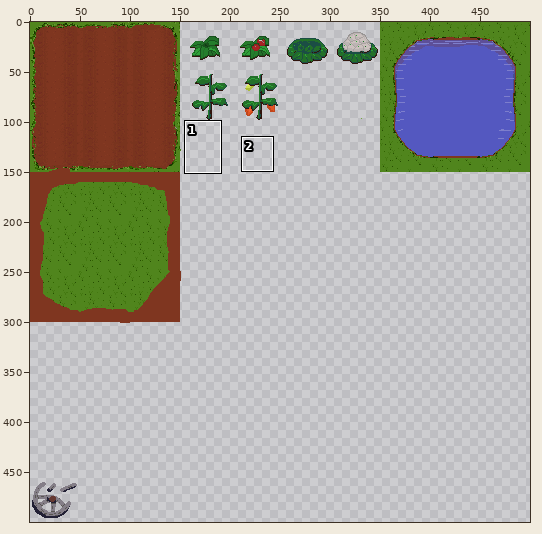
Sprite sheet -- images/ground.png. Above, an overview of the earlier version with the close-up marked.
Close-up. Before the edit:
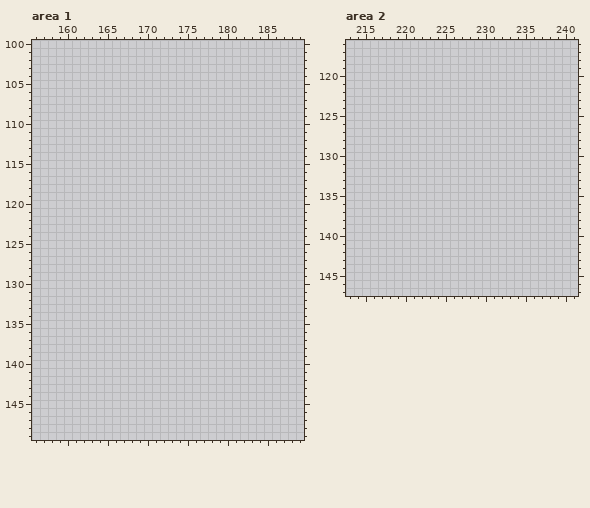
The file is 500x500 pixels. Colours within 5 levels of each other are drawn and written as one. Shown: area 1: x 156..189, y 100..149; area 2: x 213..241, y 116..147.
Palette (. is transparent): 
After the commit:
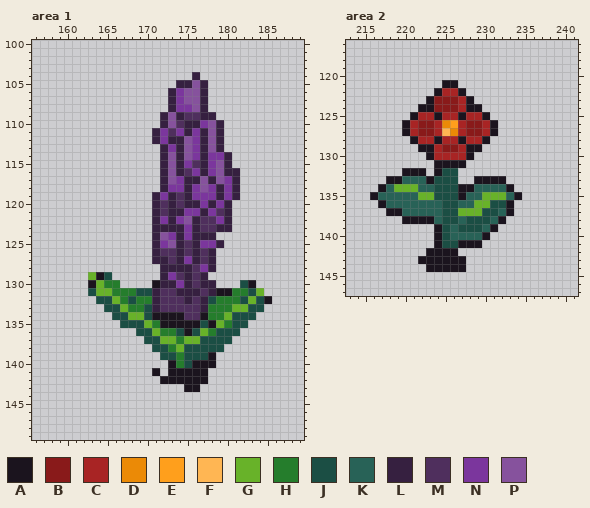
Colours new in this view: A #1b141e  B #891a1a  C #a82424  D #eb8a06  E #ff9f1c  F #ffb653  G #68b229  H #257d2c  J #1b4e44  K #286257  L #362040  M #4f2f5d  N #7b369d  P #86529d
The edit:
Changed rows in their new state; - is an unchanged pixel.
Area 1:
first column x 163:
104 -------------L---------
105 -----------LLPL--------
106 ----------LNPPL--------
107 ----------LNPPL--------
108 ----------LNNPL--------
109 ---------LPLMMLL-------
110 ---------LPMLLNPL------
111 --------LNMNLNLPL------
112 --------LNLLPNLPL------
113 ---------LNLPNLPL------
114 ---------LPLPNLNNL-----
115 ---------LPLNMLNPL-----
116 ---------LPLMNLNPLL----
117 ---------LPNLLPLPNL----
118 ---------LNNLNPNLNL----
119 --------LNLMLNNNLNL----
120 --------LMLMLLNLNL-----
121 --------LMLLNNLNML-----
122 --------LNLNPLMMNL-----
123 --------LLLLNLMMLL-----
124 --------LPNLNLLL-------
125 --------LNPLMLNNL------
126 --------LMMLMLML-------
127 --------LLMLNLML-------
128 ---------LLLLMNL-------
129 GAJ------LNMLML--------
130 AGHH----ALLNLMLL---JA--
131 JGGHHHJJLMMLLLMLAAHHJG-
132 -JJGHJHHLMMMLMLJHHHJGJA
133 --JJGHHJLMMMMMLHHHGGJJ-
134 ---JJGGJAAAAMMAHHGJJJ--
135 ----JJJGHAAAAAJAGHJJ---
136 ------JJGHHJAJGHJJJ----
137 -------JJGGHGGJJJJ-----
138 --------JJHGJJJJJ------
139 ---------JJHJJJA-------
140 ----------AHJAAA-------
141 --------A-AAAAA--------
142 ---------AAAAAA--------
143 ------------AA---------
Area 2:
first column x 216:
121 ---------AA--------
122 --------ACCA-------
123 -------ABBBCA------
124 ------AABBBCAA-----
125 -----ACCACCACCA----
126 ----ACBBCDECBBCA---
127 ----ACBBCFDCBBCA---
128 -----ACCACCACCA----
129 ------AACBBCAA-----
130 -------ACCCCA------
131 --------AAAA-------
132 ----AAA-AJJ--------
133 --AAKKKAJJJ--AAAA--
134 -AKGGGKKJJJAAKKKKA-
135 AKKKKKGGJJJAKKGGGKA
136 -AKKKKKKKJJKKGGJJA-
137 --AAKKKKKJJGGGJJKA-
138 ----AAAAKJJKJJJKA--
139 --------AJKJJJKA---
140 --------AJKKKKA----
141 --------AJJAAA-----
142 -------AAAA--------
143 ------AAAAAA-------
144 -------AAAAA-------
